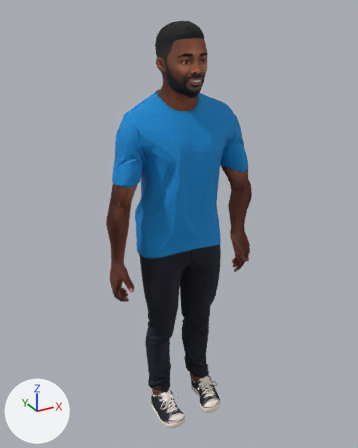
What one commit did to the glTF model public/assets/meshy/body_m.glb.
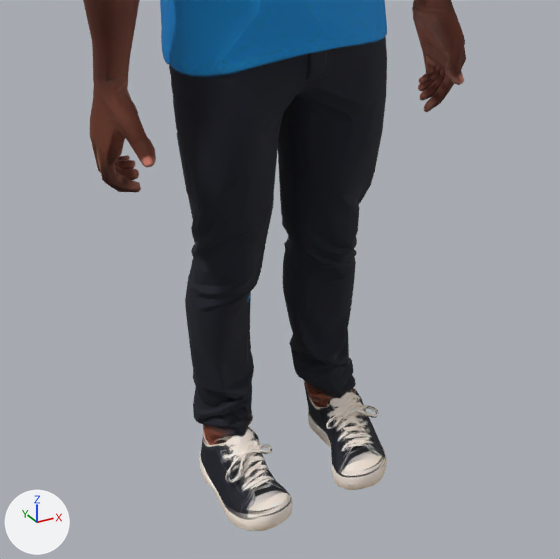
Each version is shown whole from a 50 mm lens placed at (-1.029, -1.832, 1.979), pointed at (0.012, 0.06, 1.033), then close up on the part from 21% to 80% of the width and 51% to 98% of the height. Lighting does not change. The marker at lower left points along +X, +Y and +Z. The older version's two pictures come first. Vertices at exactly the same position are counted once.

The first close-up shows 'Meshy_Body'.
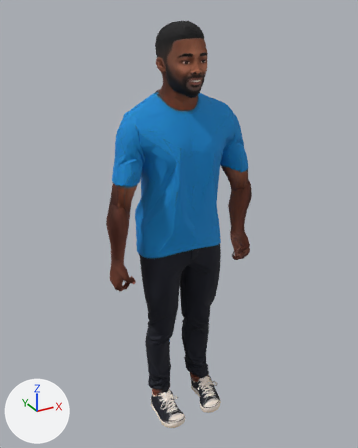
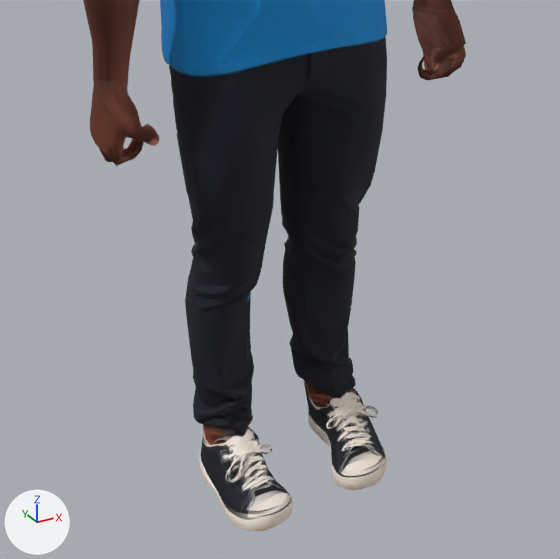
The newer file adds a shape key; the second version is drawn at full value of the shape key 'grip' of 'Meshy_Body', and the change is written as the vertex moves it makes.

Location of each change, (x1, y1, x2, y2) in pixels of the close-ups (560 x 559 px):
```json
{"part": 1, "of": "me_meshy_body", "change": "reshaped", "before": [418, 36, 466, 112], "after": [413, 0, 466, 80]}
{"part": 2, "of": "me_meshy_body", "change": "cut back", "before": [90, 119, 156, 192], "after": [90, 75, 159, 166]}
```

Edits to the scene script, one JSON object a line:
```json
{"block": "me_meshy_body", "where": "# used by ob_meshy_body; location = (0.0, 0.0, 0.0)"}
{"op": "remove", "block": "me_meshy_body", "code": "me_meshy_body.from_pydata(...)  # 6224 vertices, 12482 faces; spans x -0.37..0.37, y -0.16..0.22, z 0.0..1.93"}
{"op": "add", "block": "me_meshy_body", "code": "me_meshy_body.from_pydata(...)  # 6935 vertices, 13904 faces; spans x -0.37..0.37, y -0.16..0.22, z 0.0..1.93"}
{"block": "me_meshy_body", "change": "me_meshy_body part 1: 180 vertices moved from x 0.29..0.37, y -0.11..0.02, z 0.74..0.89 to x 0.27..0.36, y -0.08..0.02, z 0.8..0.89; 66 vertices removed from x 0.29..0.37, y -0.09..0.05, z 0.75..0.88; 424 vertices added at x 0.28..0.37, y -0.08..0.06, z 0.8..0.96"}
{"block": "me_meshy_body", "change": "me_meshy_body part 2: 186 vertices moved from x -0.35..-0.29, y -0.11..0.02, z 0.74..0.88 to x -0.36..-0.28, y -0.08..0.04, z 0.8..0.89; 61 vertices removed from x -0.37..-0.3, y -0.1..0.03, z 0.74..0.88; 414 vertices added at x -0.37..-0.28, y -0.08..0.05, z 0.8..0.96"}
```
